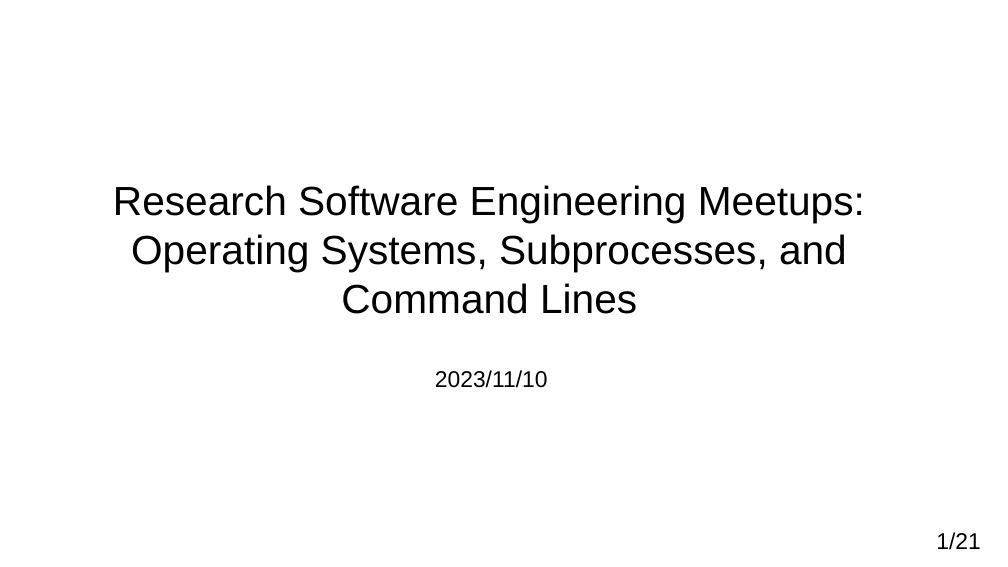
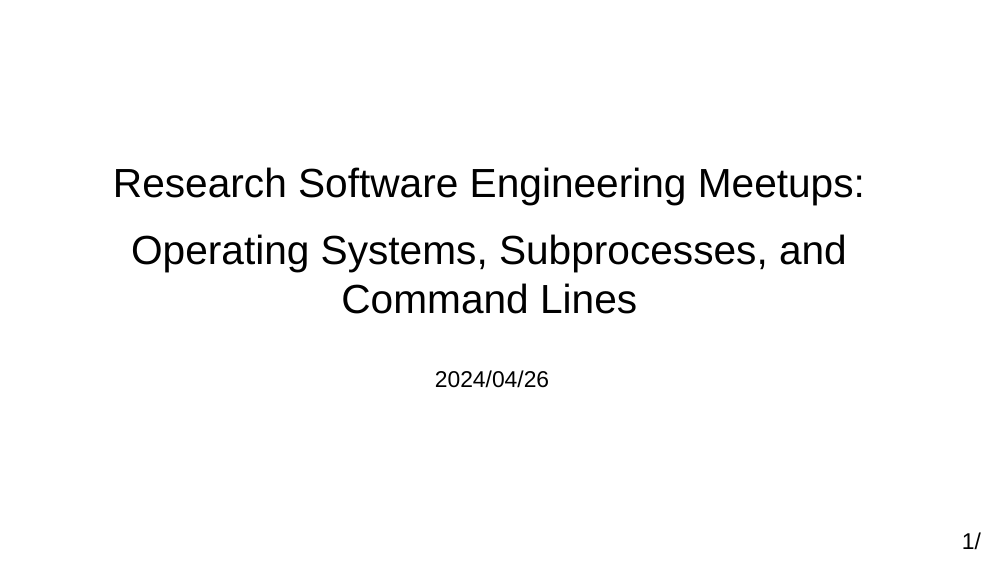
Before and after one commit to adamkewley/rse-meetups, a slide deck: slide 1 of 5_Subprocesses/PresentationSlides.odp. Drawn at 1008x567 pixels with LibreOffice and Linux fonts; fonts in the diff are those of the drawing. Boxes give left, top, right and bottom in pixels: in the first picture for what was removed or moved away, otherwise in the second. Text is boxed around its words. In the diff, an @@ line names an element or a change of style, - is before the commit and + after.

Commit message:
Update subprocess slides for 2024

```diff
--- a/5_Subprocesses/PresentationSlides.odp
+++ b/5_Subprocesses/PresentationSlides.odp
@@ subtitle "Research Software Engineering Meetups:" at [113,167,865,314]: more space between paragraphs @@
@@ text removed at [435,370,548,388] @@
-2023/11/10
@@ text added at [435,370,549,388], 18 pt, text #000000 @@
+2024/04/26
@@ page number at [962,532,981,550]: text changed @@
-1/21
+1/
```
Also in this commit, not shown: 17 other slides changed.
